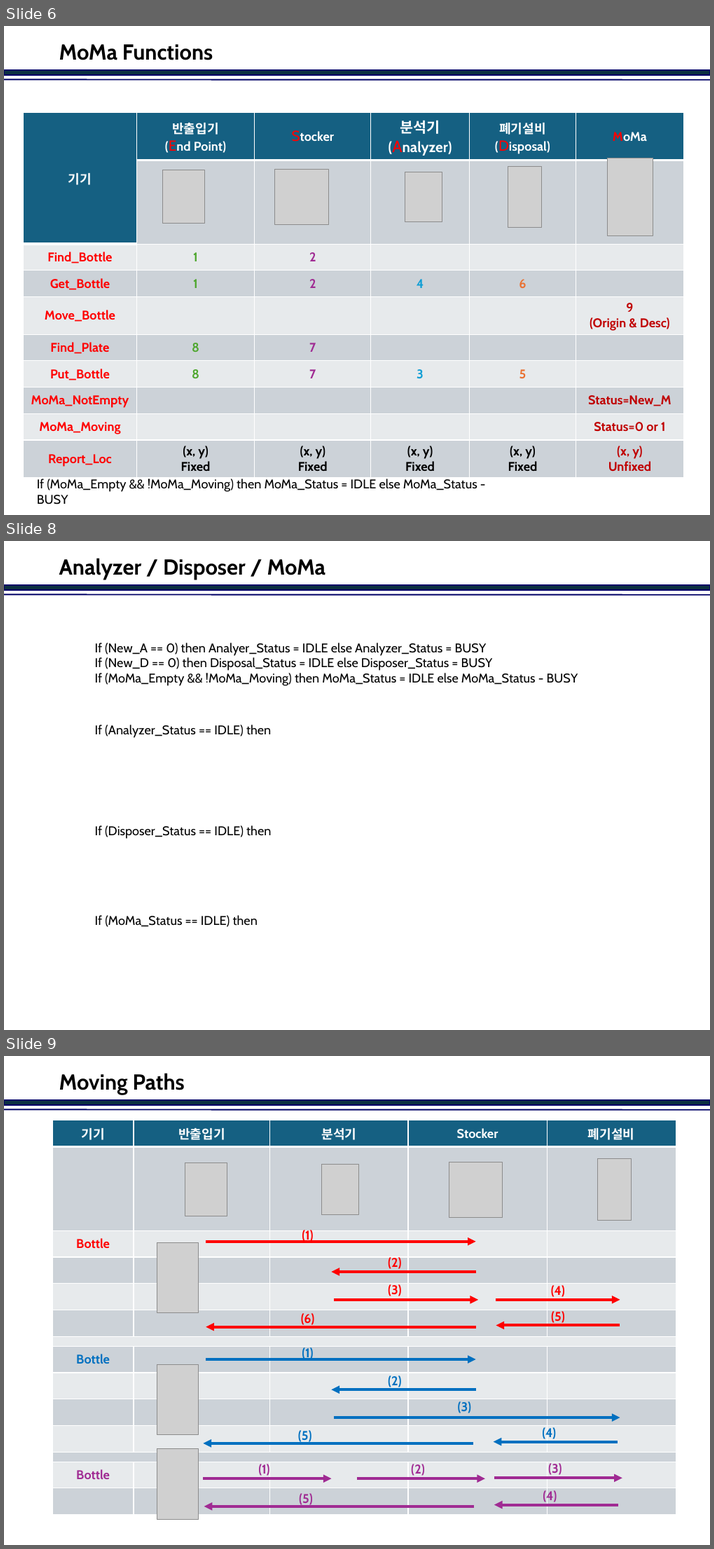
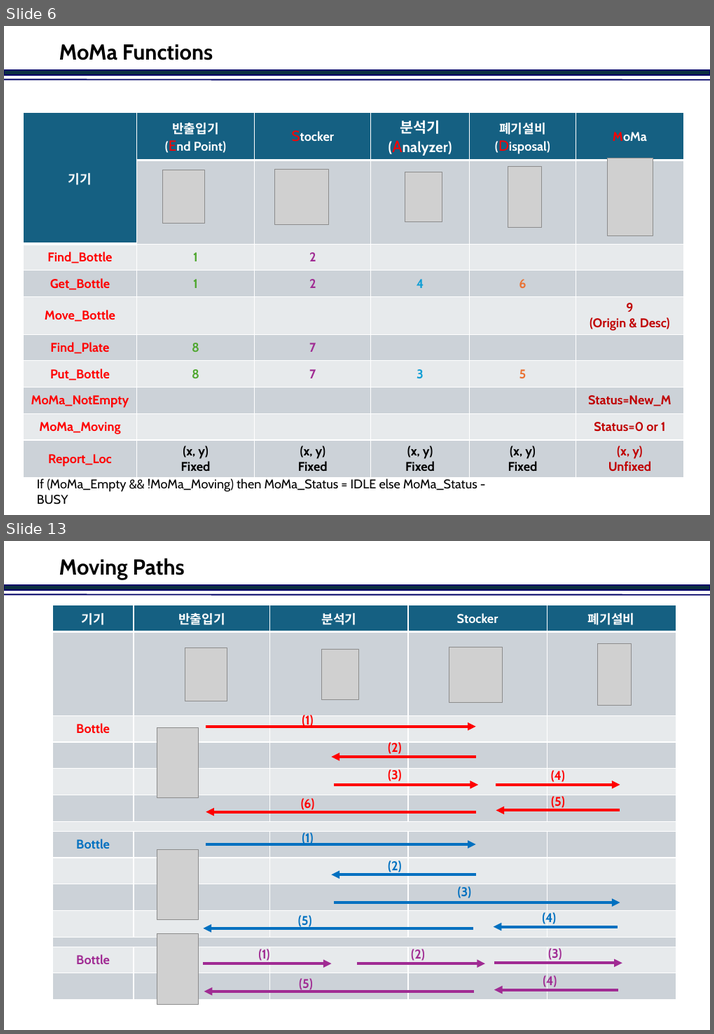
Before and after one commit to jinkabpark/SamickThk_Analysis, a slide deck: 허종원/DDS&Nodes.pptx. Shown one above the other, each under a label of ours: slides 6, 8 and 9 before the commit, slides 6 and 13 after it; the slides between them are not shown. The pictures are 714x1549 and 714x1034 pixels, drawn with LibreOffice and Linux fonts; fonts in the diff are those of the drawing; grey boxes stand for pictures; background and template pictures are left out. Boxes give left, top, right and bottom in pixels: in the first picture for what was removed or moved away, otherwise in the second. Text is boxed around its words. In the diff, an @@ line names an element or a change of style, - is before the commit and + after.

```diff
--- a/허종원/DDS&Nodes.pptx
+++ b/허종원/DDS&Nodes.pptx
@@ slide 8 removed at (4, 541, 710, 1030), background #FFFFFF; not listed: 2 template elements that a slide beside it also shows @@
@@ title removed at (59, 558, 325, 580) @@
-Analyzer / Disposer / MoMa
@@ text removed at (95, 643, 578, 686) @@
-If (New_A == 0) then Analyer_Status = IDLE else Analyzer_Status = BUSY
-If (New_D == 0) then Disposal_Status = IDLE else Disposer_Status = BUSY
-If (MoMa_Empty && !MoMa_Moving) then MoMa_Status = IDLE else MoMa_Status - BUSY
@@ text removed at (95, 724, 271, 738) @@
-If (Analyzer_Status == IDLE) then
@@ text removed at (95, 825, 271, 839) @@
-If (Disposer_Status == IDLE) then
@@ text removed at (95, 915, 257, 927) @@
-If (MoMa_Status == IDLE) then
@@ what was slide 9 is now slide 13 @@
```
Also in this commit, not shown: 2 slides changed, 5 slides added.
